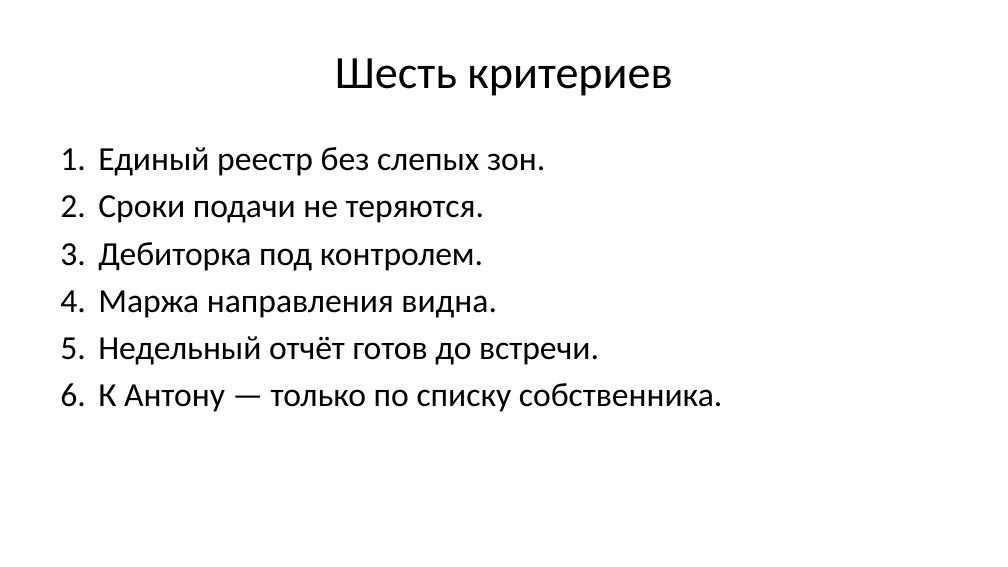
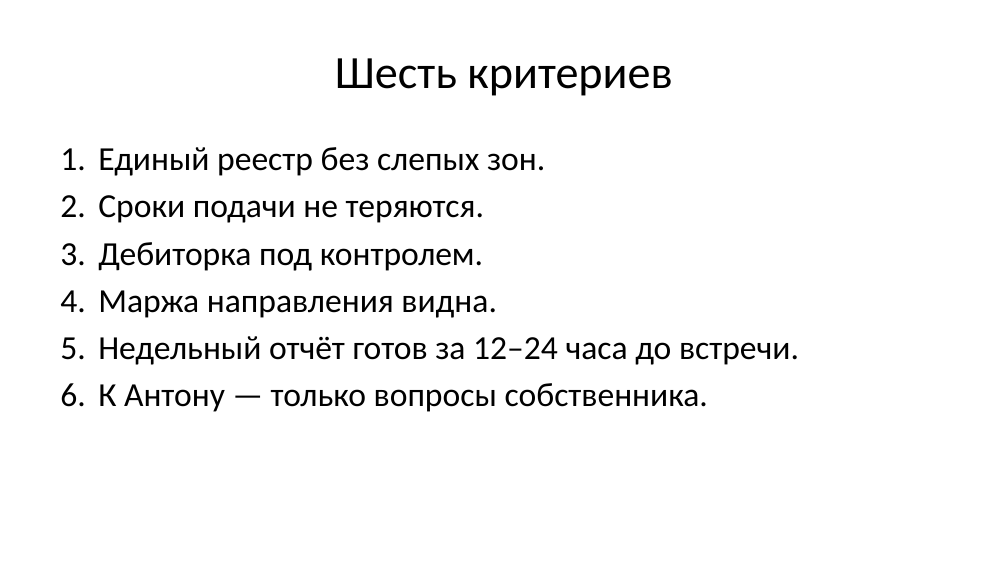
Before and after one commit to instrumentburg-sudo/danil-roadmap, a slide deck: slide 5 of artifacts/slides.pptx. Drawn at 1008x567 pixels with LibreOffice and Linux fonts; fonts in the diff are those of the drawing. Boxes give left, top, right and bottom in pixels: in the first picture for what was removed or moved away, otherwise in the second. Text is boxed around its words. In the diff, an @@ line names an element or a change of style, - is before the commit and + after.

```diff
--- a/artifacts/slides.pptx
+++ b/artifacts/slides.pptx
@@ text at <box>98,336,799,412</box>: text changed @@
-5. Недельный отчёт готов до встречи.
-6. К Антону — только по списку собственника.
+5. Недельный отчёт готов за 12–24 часа до встречи.
+6. К Антону — только вопросы собственника.
```
Also in this commit, not shown: 6 other slides changed, 5 slides added, 3 slides removed, 9 other files.
